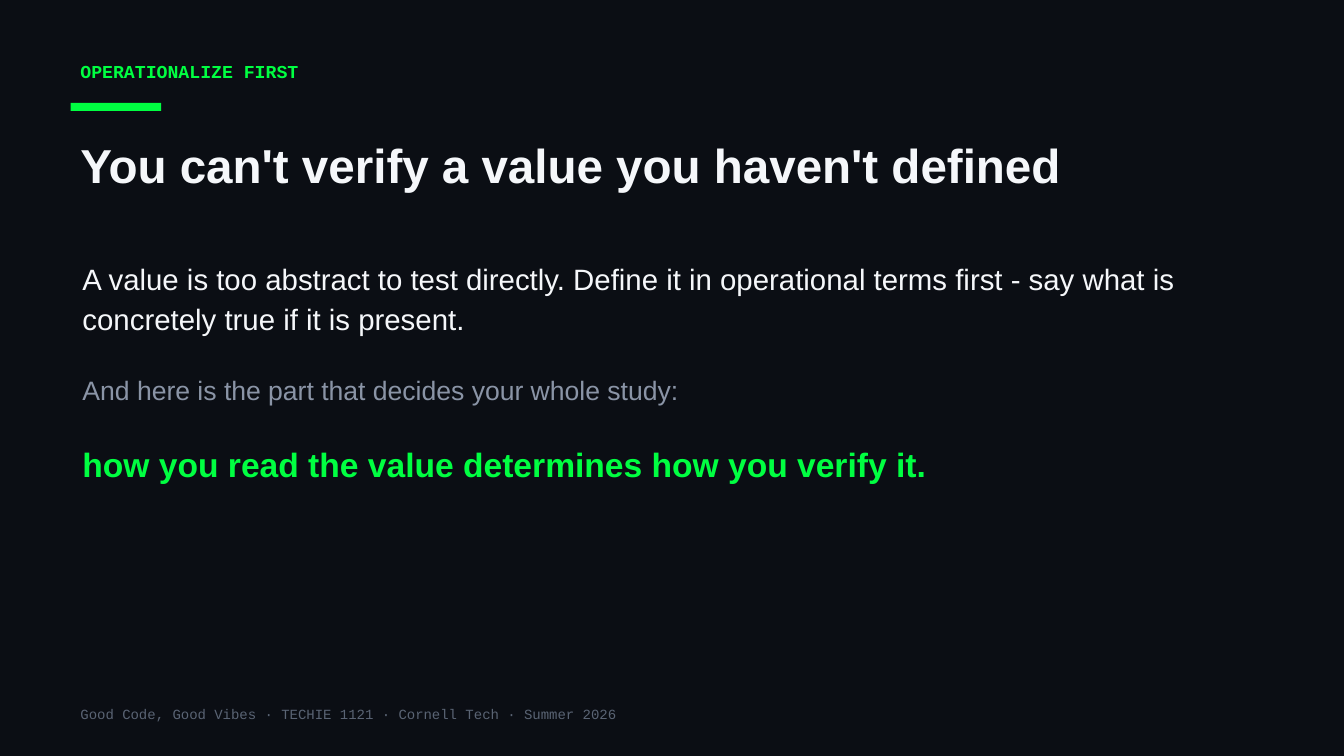
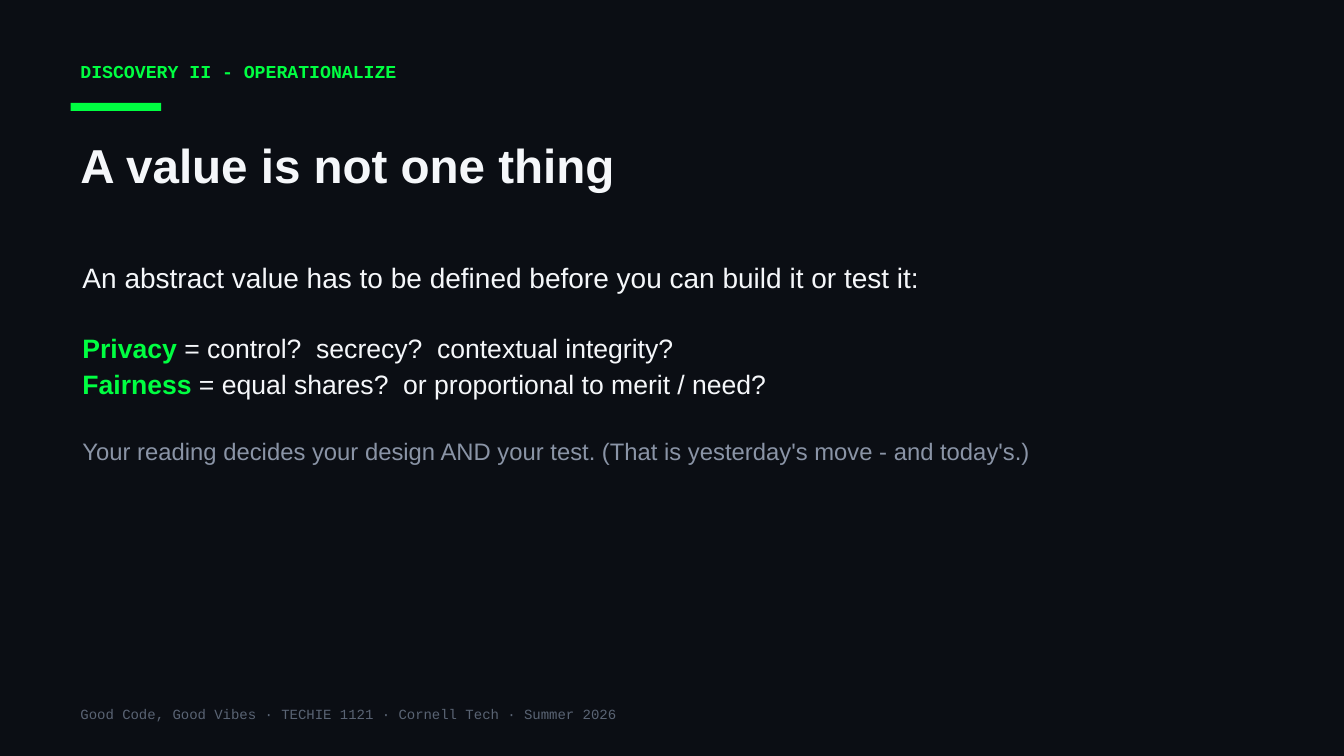
Before and after one commit to Cornell-Tech-Vibe-Coding-Summer-2026/website, a slide deck: slide 13 of slides/Week3-Tue-User-Testing-II.pptx (slide 4 before the commit). Drawn at 1344x756 pixels with LibreOffice and Linux fonts; fonts in the diff are those of the drawing. Boxes give left, top, right and bottom in pixels: in the first picture for what was removed or moved away, otherwise in the second. Text is boxed around its words. In the diff, an @@ line names an element or a change of style, - is before the commit and + after.

```diff
--- a/slides/Week3-Tue-User-Testing-II.pptx
+++ b/slides/Week3-Tue-User-Testing-II.pptx
@@ text at bbox=[80, 66, 397, 78]: text changed @@
-OPERATIONALIZE FIRST
+DISCOVERY II - OPERATIONALIZE
@@ text at bbox=[80, 148, 614, 192]: text changed @@
-You can't verify a value you haven't defined
+A value is not one thing
@@ text at bbox=[82, 267, 1029, 465]: text changed; size 21 to 19 pt @@
-A value is too abstract to test directly. Define it in operational terms first - say what is concretely true if it is present.
-And here is the part that decides your whole study:
-how you read the value determines how you verify it.
+An abstract value has to be defined before you can build it or test it:
+Privacy = control? secrecy? contextual integrity?
+Fairness = equal shares? or proportional to merit / need?
+Your reading decides your design AND your test. (That is yesterday's move - and today's.)
```
Also in this commit, not shown: 14 other slides changed, 16 slides added, 3 slides removed, 12 other files.
